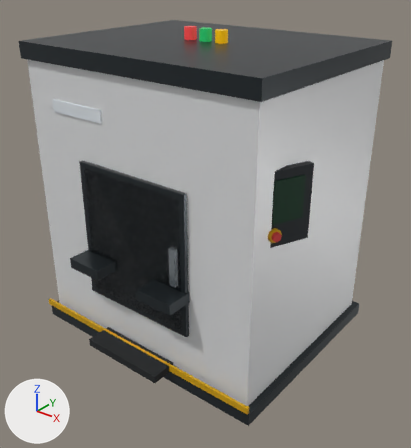
The glTF model Fabrik3D/fabrik3d.client/public/assets/equipment/hero-cnc-machine-v1/model.glb, before and after one commit.
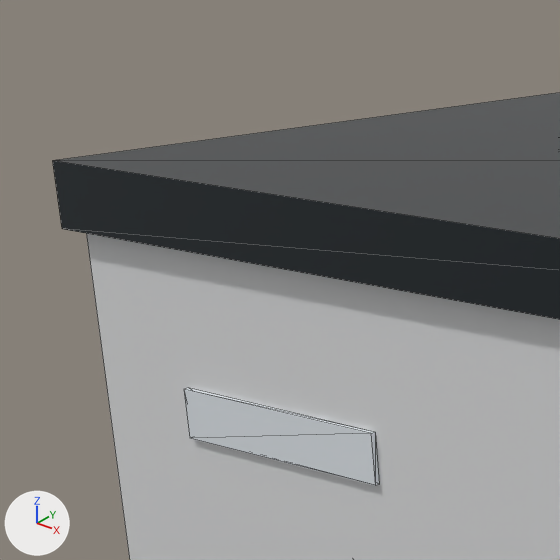
The first picture shows the older version from a 50 mm camera at (2.62, -3.28, 2.91) aimed at (0.12, -0.15, 0.97). The close-ups show the older and then the newer version on the part from 1% to 36% of the width and 0% to 32% of the height of that picture. Only the edits that show in the close-ups are written down. The lights are fixed; the arrows at lower left show +X, +Y and +Z. The close-ups show mesh edges as thin lines. Where no turn or scale is listed for an object, it has been applied to the vertices.

The first close-up shows 'label:equipment', 'machine:body', 'machine:roof'.
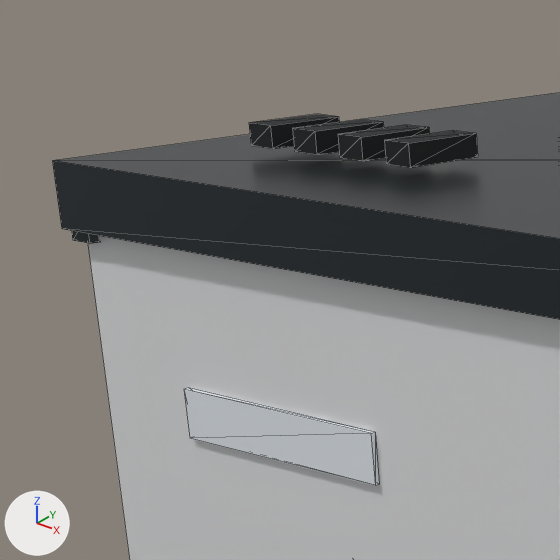
The change in detail:
Material 'Material_7' (mat_material_7) changes colour from dark grey #2a2f33 to black #1c1f21; in linear values from (0.0232, 0.0284, 0.0331) to (0.0116, 0.0137, 0.0152).
In material 'Material_7' (mat_material_7), metallic goes from 0.34 to 0.05.
In material 'Material_7' (mat_material_7), roughness goes from 0.5 to 0.92.
Mesh me_mesh_64 is new.
It is a box spanning x -0.03..0.03, y -0.08..0.08, z -0.02..0.02.
It uses material mat_material_7 (black #1c1f21).
Mesh me_mesh_5_1 is new.
It is a box spanning x -0.02..0.02, y -0.82..0.82, z -0.02..0.02.
It uses material mat_material_1 (dark grey #333a3e).
Object 'cable:chain:3' (ob_cable_chain_3) is new; it shows me_mesh_64.
Its location is (-0.39, -0.5, 2.36).
Object 'cable:chain:2' (ob_cable_chain_2) is new; it shows a copy of me_mesh_64.
Its location is (-0.51, -0.5, 2.36).
Object 'cable:chain:1' (ob_cable_chain_1) is new; it shows a copy of me_mesh_64.
Its location is (-0.63, -0.5, 2.36).
Object 'cable:chain:0' (ob_cable_chain_0) is new; it shows a copy of me_mesh_64.
Its location is (-0.75, -0.5, 2.36).
Object 'machine:bevel:-1' (ob_machine_bevel__1) is new; it shows me_mesh_5_1.
Its location is (-0.99, 0.0, 2.205).

Location of each change, [x1, y1, x2, y2] in pixels of the close-ups (560 x 560 px):
'cable:chain:3', added (black)
    after: [384, 130, 478, 168]
'cable:chain:2', added (black)
    after: [338, 125, 429, 161]
'cable:chain:1', added (black)
    after: [293, 119, 384, 155]
'cable:chain:0', added (black)
    after: [249, 114, 339, 149]
'machine:bevel:-1', added
    after: [72, 231, 99, 243]
